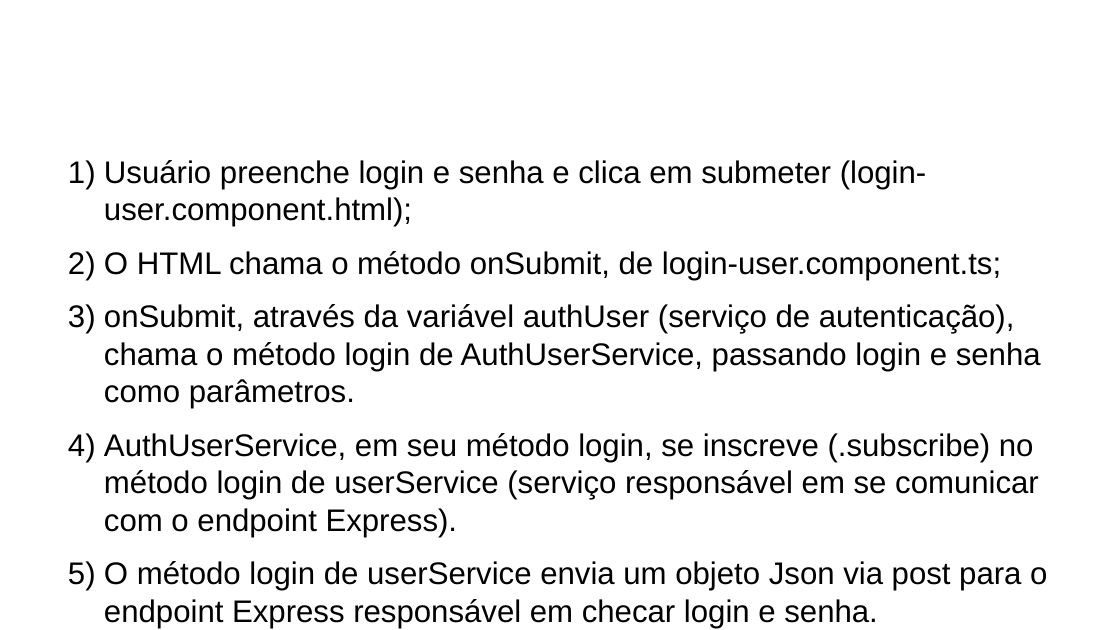
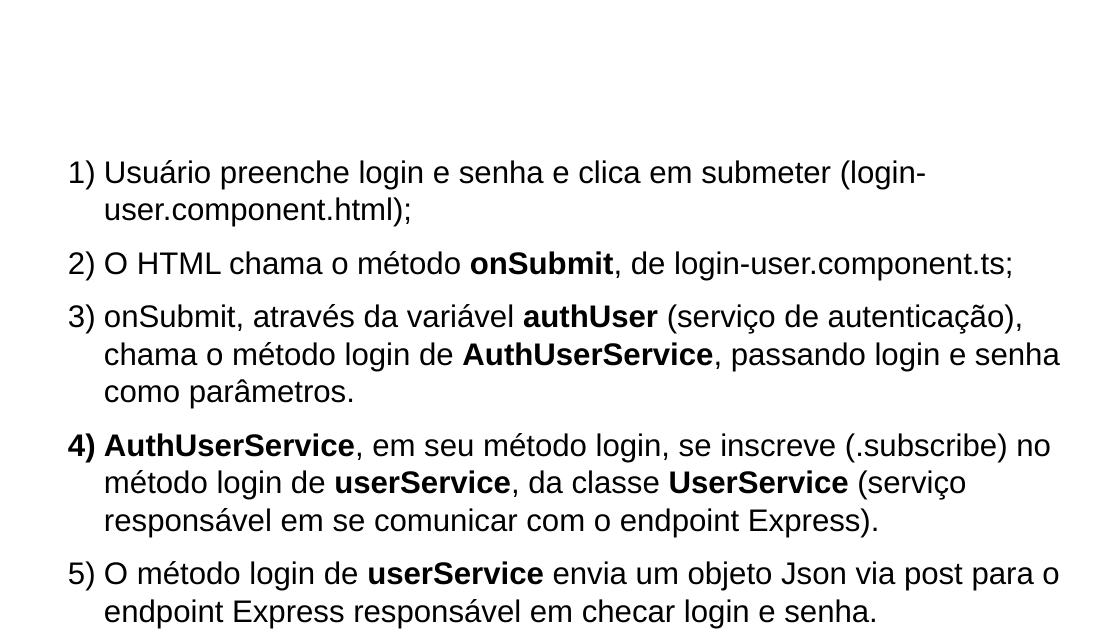
Before and after one commit to CCastro01/PIW-2019_1, a slide deck: slide 31 of SLIDES/14-Refatoração do Projeto CRUD.odp (slide 30 before the commit). Drawn at 1120x630 pixels with LibreOffice and Linux fonts; fonts in the diff are those of the drawing; background and template pictures are left out. Boxes give left, top, right and bottom in pixels: in the first picture for what was removed or moved away, otherwise in the second. Text is boxed around its words. In the diff, an @@ line names an element or a change of style, - is before the commit and + after.

```diff
--- a/SLIDES/14-Refatoração do Projeto CRUD.odp
+++ b/SLIDES/14-Refatoração do Projeto CRUD.odp
@@ text at [104, 251, 1060, 628]: bold on in "onSubmit,", "authUser AuthUserService,", "userService", "Express..." @@
@@ text at [104, 433, 1051, 537]: text changed @@
-4) AuthUserService, em seu método login, se inscreve (.subscribe) no método login de userService (serviço responsável em se comunicar com o endpoint Express).
+4) AuthUserService, em seu método login, se inscreve (.subscribe) no método login de userService, da classe UserService (serviço responsável em se comunicar com o endpoint Express).
```
Also in this commit, not shown: 17 other slides changed, 1 slide added, 2 other files.
